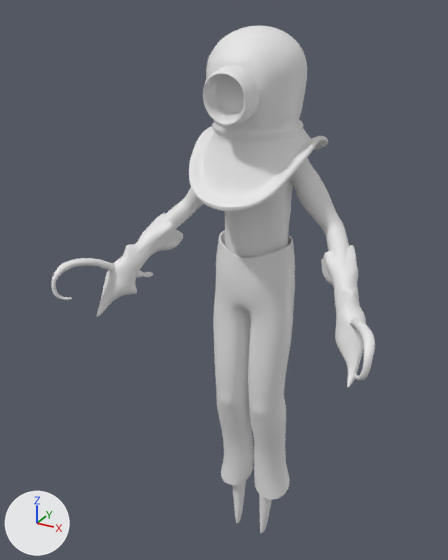
An edit to the glTF model player/player.glb, drawn before and after from the same camera.
The view is the same before and after, from a 50 mm camera at (0.655, -1.346, 1.522) aimed at (-0.07, -0.027, 0.863). The lights are fixed; the arrows at lower left show +X, +Y and +Z. Where no turn or scale is listed for an object, it has been applied to the vertices.

Objects in the first picture: 'body', 'eye', 'gauntlet_l', 'gauntlet_r', 'helm', 'pants'.
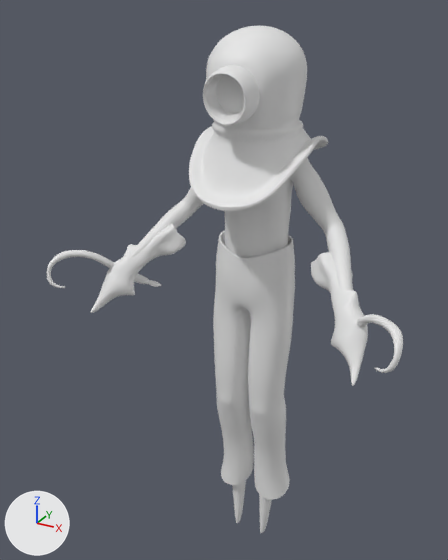
Where the change shows, as pixel boxes (x1, y1, x2, y2) in the pictures (448 x 560 px):
```json
{"object": "gauntlet_l", "change": "moved, turned", "before": [321, 245, 375, 387], "after": [311, 252, 403, 386]}
{"object": "gauntlet_r", "change": "moved, turned", "before": [51, 212, 183, 317], "after": [47, 223, 186, 313]}
```

Scene script edits in JSON lines:
```json
{"op": "set", "path": "ob_gauntlet_l.location", "old": "(0.024, -0.04, 1.232)", "new": "(0.048, -0.049, 1.253)"}
{"op": "set", "path": "ob_gauntlet_l.rotation_euler", "old": "(0.00642, -0.0116, -0.00375)", "new": "(-0.168, 0.153, 0.275)", "note": "degrees (0.4, -0.7, -0.2) -> degrees (-9.6, 8.8, 16)"}
{"op": "set", "path": "ob_gauntlet_r.location", "old": "(-0.03, -0.038, 1.235)", "new": "(-0.053, -0.046, 1.254)"}
{"op": "set", "path": "ob_gauntlet_r.rotation_euler", "old": "(0.00397, 0.00249, 0.0054)", "new": "(-0.171, -0.162, -0.272)", "note": "degrees (0.2, 0.1, 0.3) -> degrees (-10, -9.3, -16)"}
```
